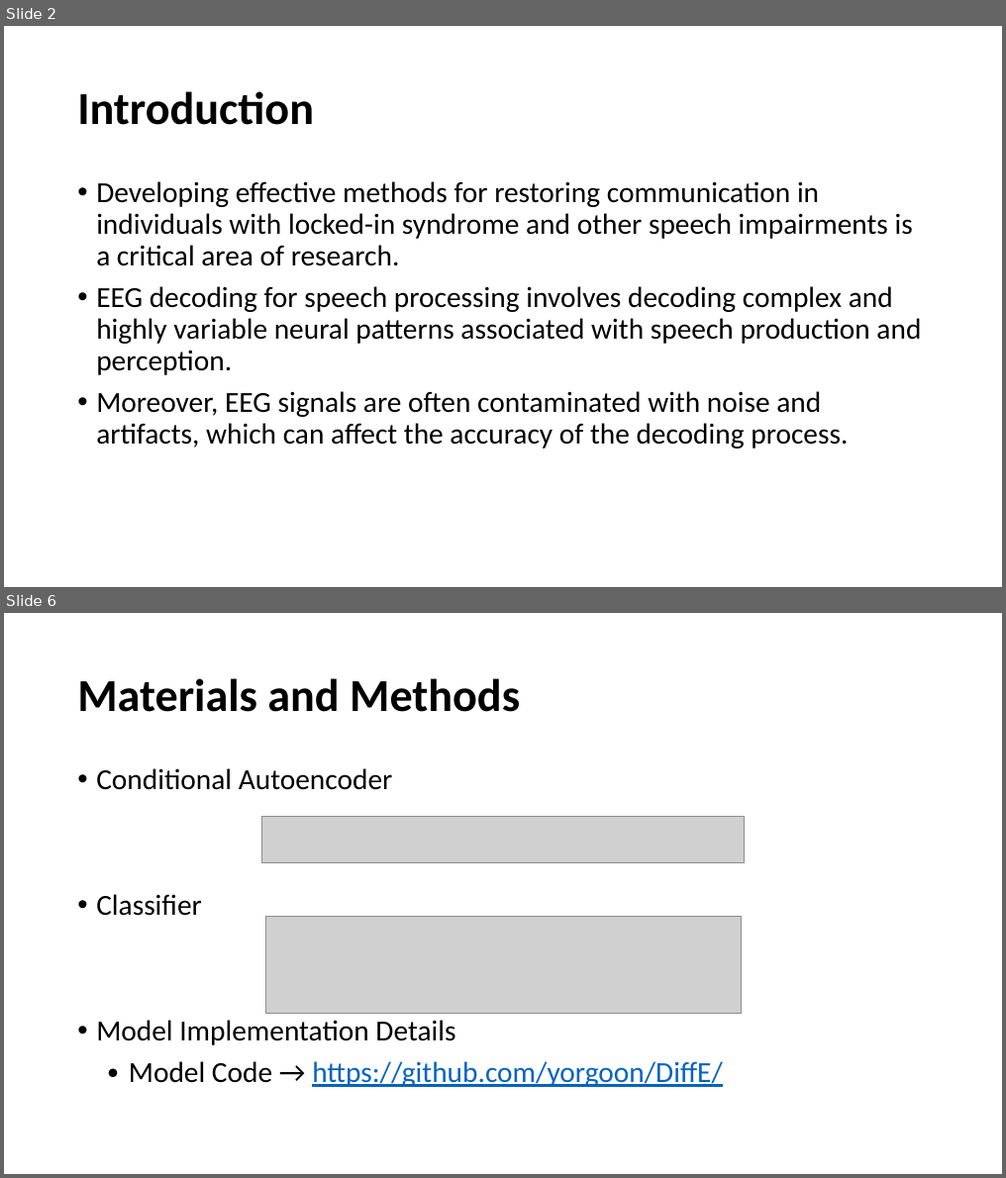
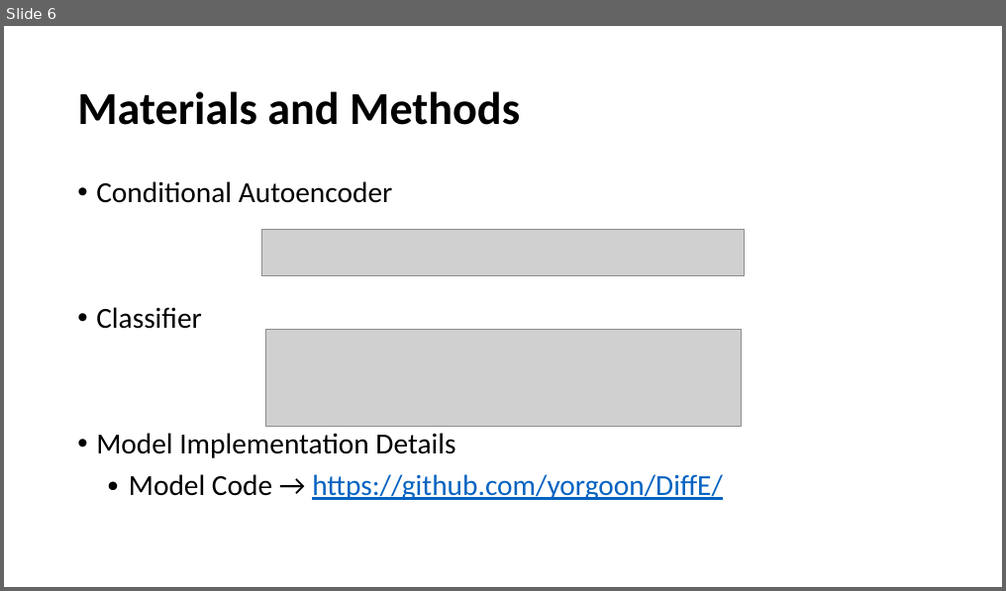
Before and after one commit to BmisTeamItnl/Cheong, a slide deck: Assignment2/study_paperreview_20240927_정세형.pptx. Shown one above the other, each under a label of ours: slides 2 and 6 before the commit, slide 6 after it; the slides between them are not shown. The pictures are 1006x1178 and 1006x591 pixels, drawn with LibreOffice and Linux fonts; fonts in the diff are those of the drawing; grey boxes stand for pictures. Boxes give left, top, right and bottom in pixels: in the first picture for what was removed or moved away, otherwise in the second. Text is boxed around its words. In the diff, an @@ line names an element or a change of style, - is before the commit and + after.

```diff
--- a/Assignment2/study_paperreview_20240927_정세형.pptx
+++ b/Assignment2/study_paperreview_20240927_정세형.pptx
@@ slide 2 removed at bbox=[4, 26, 1002, 587], background #FFFFFF @@
@@ title removed at bbox=[77, 91, 314, 125] @@
-Introduction
@@ text removed at bbox=[96, 181, 921, 449] @@
-• Developing effective methods for restoring communication in individuals with locked-in syndrome and other speech impairments is a critical area of research.
-• EEG decoding for speech processing involves decoding complex and highly variable neural patterns associated with speech production and perception.
-• Moreover, EEG signals are often contaminated with noise and artifacts, which can affect the accuracy of the decoding process.
```
Also in this commit, not shown: 5 slides changed, 1 slide added, 1 other slide removed.
